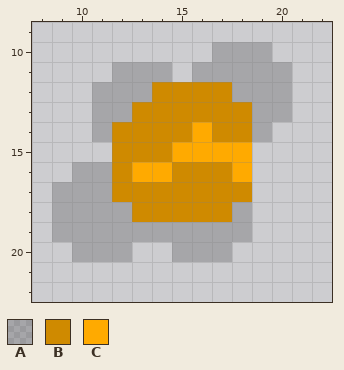
Pixel-art sprite, stored at assets/Explosion/Explosion0005.png. The first picture shows the starting point.
The file is 32x32 pixels. Shown: x 8..22, y 9..22.
Palette (. is transparent): A #00000030  B #cf8a00  C #ffaa00
Pixels before, first column x 9:
10 ........AAA.
11 ...AAA.AAAAA
12 ..AAABBBBAAA
13 ..AABBBBBBAA
14 ..ABBBBCBBA.
15 ...BBBCCCC..
16 .AABCCBBBC..
17 AAABBBBBBB..
18 AAAABBBBBA..
19 AAAAAAAAAA..
20 .AAA..AAA...
And afterwards:
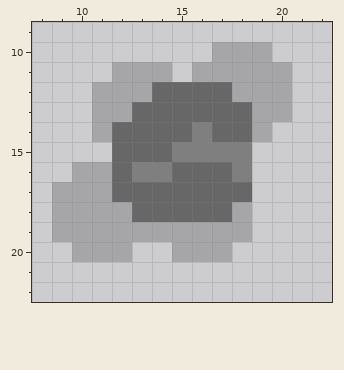
The edit:
colour B: #cf8a00 -> #676767
colour C: #ffaa00 -> #7f7f7f
